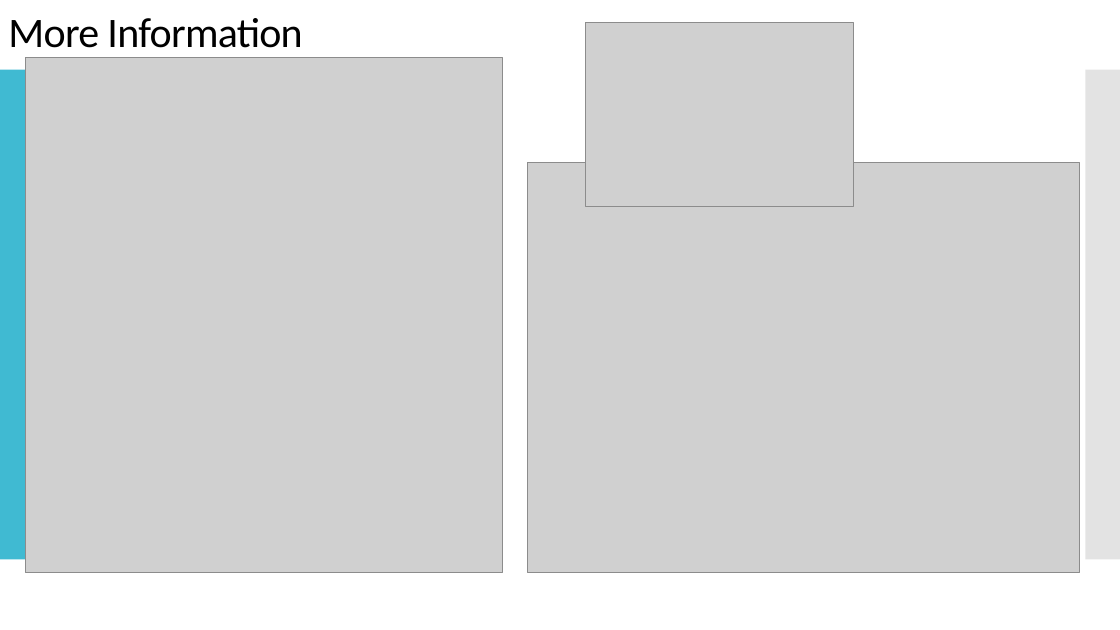
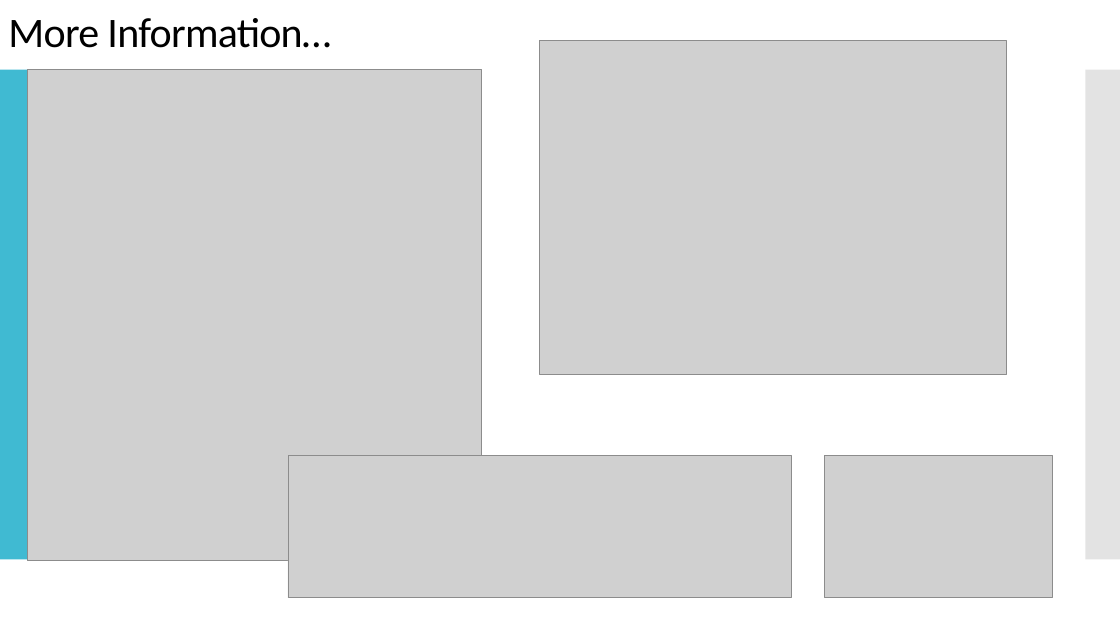
Before and after one commit to NickWaltCSU/cs414-f17-301-UltraLiteCoding, a slide deck: slide 4 of Presentation 5/Presentation.pptx (slide 3 before the commit). Drawn at 1120x630 pixels with LibreOffice and Linux fonts; fonts in the diff are those of the drawing; grey boxes stand for pictures. Boxes give left, top, right and bottom in pixels: in the first picture for what was removed or moved away, otherwise in the second. Text is boxed around its words. In the diff, an @@ line names an element or a change of style, - is before the commit and + after.

Commit message:
last update to slides

```diff
--- a/Presentation 5/Presentation.pptx
+++ b/Presentation 5/Presentation.pptx
@@ title at <box>8,18,331,48</box>: text changed @@
-More Information
+More Information…
@@ picture removed at <box>585,23,853,207</box> @@
@@ picture added at <box>539,41,1007,375</box> @@
@@ picture: place and size @@
-picture at <box>25,57,502,573</box>
+picture at <box>27,69,481,560</box>
@@ picture removed at <box>528,162,1080,572</box> @@
@@ picture added at <box>288,455,791,598</box> @@
@@ picture added at <box>825,455,1053,598</box> @@
```
Also in this commit, not shown: 1 other slide changed.
